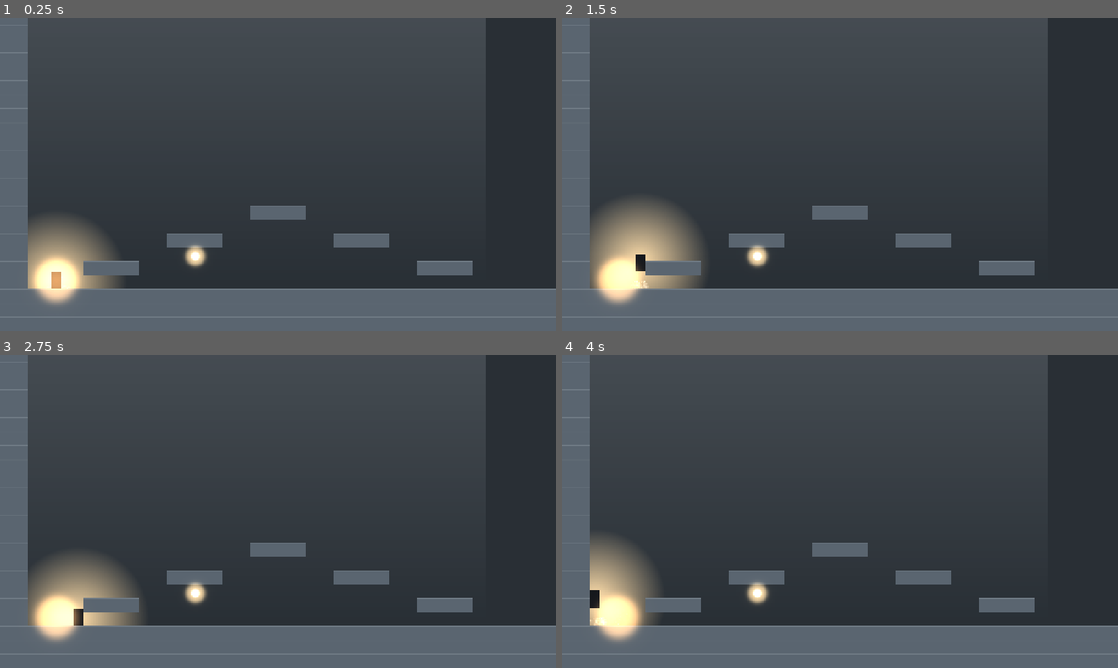
Above: before the commit, frames 1-4 (two rows, left to right).
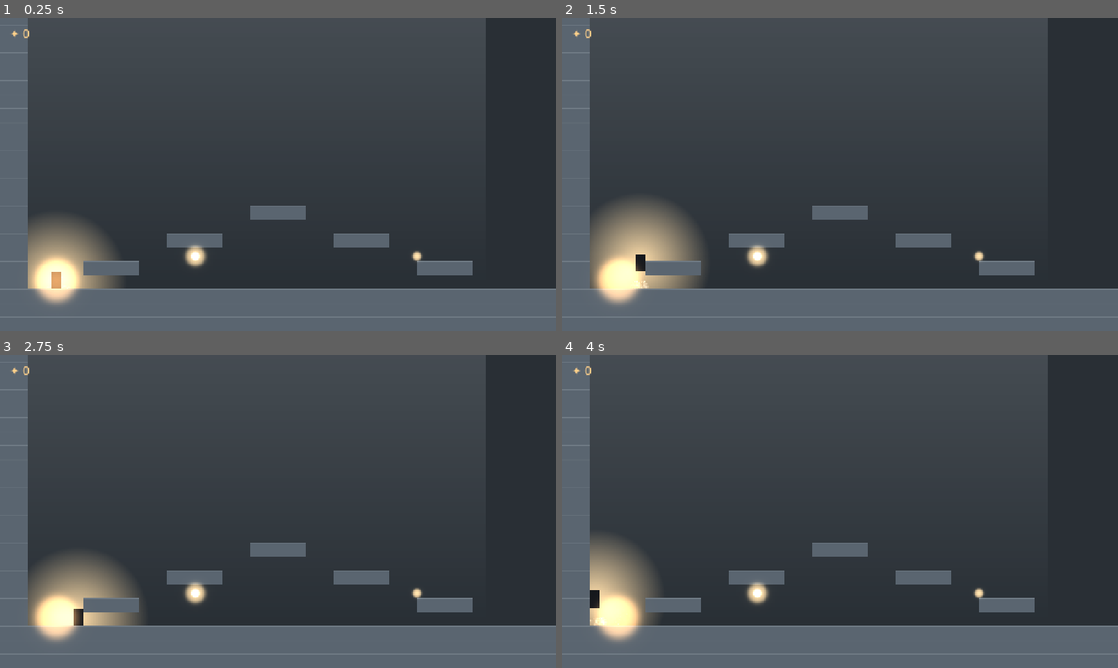
Above: after the commit, the same moments.

Repository: Appalon666/platform
Game: Godot game, scene res://scenes/main.tscn
The game is run twice, just before and just after one commit, with the same random seed, the same clock (stepped at 60 frames per second) and the same inputs.
Inputs (mouse positions are in pixels of both pictures, inside the frame that each line leads up to):
- Up to frame 1 (0.25 s): no input
- Up to frame 2 (1.5 s): tap Enter at 0.5 s; move the mouse to (962, 158) at 0.52 s; hold D (move_right) 0.53-1.28 s; tap Shift (dash) at 0.6 s; click (962, 158) at 0.67 s; tap Space (jump) at 0.77 s; move the mouse to (728, 190) at 1.27 s; hold S (move_down) from 1.28 s (still down); tap C at 1.35 s
- Up to frame 3 (2.75 s): tap Space (jump) at 1.52 s; tap R (restart) at 2 s; move the mouse to (333, 442) at 2.02 s; release S (move_down) at 2.03 s; hold D (move_right) from 2.03 s (still down); tap K at 2.1 s
- Up to frame 4 (4 s): tap R (restart) at 2.75 s; move the mouse to (812, 574) at 2.77 s; release D (move_right) at 2.78 s; hold W (move_up) 2.78-3.53 s; tap X at 2.85 s; click (812, 574) at 2.92 s; tap Space (jump) at 3.02, 3.77 s; move the mouse to (1006, 558) at 3.52 s; hold A (move_left) from 3.53 s (still down); tap Shift (dash) at 3.6 s

The runs differ from the first frame. In frame 1, less than 0.1% of the frame differs, in the area x 2-76%, y 3-78%; in frame 2, less than 0.1%; in frame 3, less than 0.1%; in frame 4, less than 0.1%.

Commit message:
feat: коллекционки — янтарные мошки + счётчик (полировка, ось Rayman-Lums)
- Progress (автолоад): хранит собранные id, персист между комнатами
- Mote-префаб: янтарная мошка, касание → +счёт, звук, искры; собранная не
  появляется снова (проверка Progress.is_collected в _ready)
- HUD: счётчик «✦ N» в углу (main.tscn), обновляется по сигналу Progress
- 13 мошек по 5 комнатам (награда за исследование и за двойной-прыжок подъём)
- Проверено: сбор +1, HUD, персист через переходы без задвоения

Co-Authored-By: Claude Opus 4.8 (1M context) <noreply@anthropic.com>

Diff:
--- a/project.godot
+++ b/project.godot
@@ -21,6 +21,7 @@
 Fx="*res://scripts/fx.gd"
 Music="*res://scripts/music.gd"
 Ambience="*res://scripts/ambience.gd"
+Progress="*res://scripts/progress.gd"
 InputSetup="*res://scripts/input_setup.gd"
 MCPRuntimeBridge="*res://addons/godot_mcp/services/mcp_runtime_bridge.gd"
 MCPInputBridge="*res://addons/godot_mcp/services/mcp_input_bridge.gd"
--- a/scenes/main.tscn
+++ b/scenes/main.tscn
@@ -1,10 +1,23 @@
-[gd_scene load_steps=3 format=3]
+[gd_scene load_steps=4 format=3]
 
 [ext_resource type="Script" path="res://scripts/world.gd" id="1"]
 [ext_resource type="PackedScene" path="res://scenes/player.tscn" id="2"]
+[ext_resource type="Script" path="res://scripts/hud.gd" id="3"]
 
 [node name="Main" type="Node2D"]
 script = ExtResource("1")
 
 [node name="Player" parent="." instance=ExtResource("2")]
 position = Vector2(100, 380)
+
+[node name="HUD" type="CanvasLayer" parent="."]
+script = ExtResource("3")
+
+[node name="Label" type="Label" parent="HUD"]
+offset_left = 22.0
+offset_top = 16.0
+offset_right = 220.0
+offset_bottom = 52.0
+theme_override_colors/font_color = Color(1, 0.816, 0.541, 1)
+theme_override_font_sizes/font_size = 28
+text = "✦ 0"
--- /dev/null
+++ b/scenes/prefabs/Mote.tscn
@@ -0,0 +1,23 @@
+[gd_scene load_steps=4 format=3]
+
+[ext_resource type="Script" path="res://scripts/prefabs/mote.gd" id="1"]
+[ext_resource type="Texture2D" path="res://assets/vfx/kenney_particles/circle_05.png" id="2"]
+
+[sub_resource type="CircleShape2D" id="1"]
+radius = 20.0
+
+[sub_resource type="CanvasItemMaterial" id="2"]
+blend_mode = 1
+
+[node name="Mote" type="Area2D"]
+collision_mask = 1
+script = ExtResource("1")
+
+[node name="Col" type="CollisionShape2D" parent="."]
+shape = SubResource("1")
+
+[node name="Glow" type="Sprite2D" parent="."]
+texture = ExtResource("2")
+material = SubResource("2")
+scale = Vector2(0.12, 0.12)
+modulate = Color(1, 0.816, 0.541, 1)
--- a/scenes/rooms/room1.tscn
+++ b/scenes/rooms/room1.tscn
@@ -8,6 +8,7 @@
 [ext_resource type="PackedScene" path="res://scenes/prefabs/Checkpoint.tscn" id="6_cp"]
 [ext_resource type="PackedScene" path="res://scenes/prefabs/Enemy.tscn" id="7_enemy"]
 [ext_resource type="PackedScene" path="res://scenes/prefabs/Ability.tscn" id="8_ability"]
+[ext_resource type="PackedScene" path="res://scenes/prefabs/Mote.tscn" id="9_mote"]
 
 [node name="room1" type="Node2D" unique_id=63455047]
 script = ExtResource("2_room")
@@ -52,3 +53,15 @@
 
 [node name="DoubleJump" parent="." instance=ExtResource("8_ability")]
 position = Vector2(450, 1300)
+
+[node name="Mote1" parent="." instance=ExtResource("9_mote")]
+position = Vector2(960, 1300)
+id = "r1_m1"
+
+[node name="Mote2" parent="." instance=ExtResource("9_mote")]
+position = Vector2(2816, 780)
+id = "r1_m2"
+
+[node name="Mote3" parent="." instance=ExtResource("9_mote")]
+position = Vector2(5000, 1250)
+id = "r1_m3"
--- a/scenes/rooms/room2.tscn
+++ b/scenes/rooms/room2.tscn
@@ -7,6 +7,7 @@
 [ext_resource type="PackedScene" path="res://scenes/prefabs/Spike.tscn" id="5_spike"]
 [ext_resource type="PackedScene" path="res://scenes/prefabs/Checkpoint.tscn" id="6_cp"]
 [ext_resource type="PackedScene" path="res://scenes/prefabs/Enemy.tscn" id="7_enemy"]
+[ext_resource type="PackedScene" path="res://scenes/prefabs/Mote.tscn" id="8_mote"]
 
 [node name="room2" type="Node2D" unique_id=428201691]
 script = ExtResource("2_room")
@@ -51,6 +52,14 @@
 [node name="Enemy2" parent="." instance=ExtResource("7_enemy")]
 position = Vector2(3500, 1340)
 
+[node name="Mote1" parent="." instance=ExtResource("8_mote")]
+position = Vector2(1000, 1300)
+id = "r2_m1"
+
+[node name="Mote2" parent="." instance=ExtResource("8_mote")]
+position = Vector2(2900, 1300)
+id = "r2_m2"
+
 [node name="Tiles" type="TileMapLayer" parent="." unique_id=1946368512]
 tile_map_data = PackedByteArray("AAAAACsAAAAAAAAAAAAAACwAAAAAAAAAAAAAAC0AAAAAAAAAAAABACsAAAAAAAAAAAABACwAAAAAAAAAAAABAC …(14320 unchanged characters)…
 tile_set = ExtResource("1_tileset")
--- a/scenes/rooms/room3.tscn
+++ b/scenes/rooms/room3.tscn
@@ -7,6 +7,7 @@
 [ext_resource type="PackedScene" path="res://scenes/prefabs/Spike.tscn" id="5_spike"]
 [ext_resource type="PackedScene" path="res://scenes/prefabs/Checkpoint.tscn" id="6_cp"]
 [ext_resource type="PackedScene" path="res://scenes/prefabs/Enemy.tscn" id="7_enemy"]
+[ext_resource type="PackedScene" path="res://scenes/prefabs/Mote.tscn" id="8_mote"]
 
 [node name="room3" type="Node2D" unique_id=1568489585]
 script = ExtResource("2_room")
@@ -51,6 +52,18 @@
 [node name="Enemy2" parent="." unique_id=1260701320 instance=ExtResource("7_enemy")]
 position = Vector2(1900, 940)
 
+[node name="Mote1" parent="." instance=ExtResource("8_mote")]
+position = Vector2(700, 920)
+id = "r3_m1"
+
+[node name="Mote2" parent="." instance=ExtResource("8_mote")]
+position = Vector2(1500, 920)
+id = "r3_m2"
+
+[node name="Mote3" parent="." instance=ExtResource("8_mote")]
+position = Vector2(3016, 800)
+id = "r3_m3"
+
 [node name="Tiles" type="TileMapLayer" parent="." unique_id=438435260]
 tile_map_data = PackedByteArray("AAAAAB8AAAAAAAAAAAAAACAAAAAAAAAAAAAAACEAAAAAAAAAAAABAB8AAAAAAAAAAAABACAAAAAAAAAAAAABAC …(10608 unchanged characters)…
 tile_set = ExtResource("1_tileset")
--- a/scenes/rooms/room4.tscn
+++ b/scenes/rooms/room4.tscn
@@ -5,6 +5,7 @@
 [ext_resource type="PackedScene" path="res://scenes/prefabs/Entry.tscn" id="3_entry"]
 [ext_resource type="PackedScene" path="res://scenes/prefabs/Door.tscn" id="4_door"]
 [ext_resource type="PackedScene" path="res://scenes/prefabs/Checkpoint.tscn" id="6_cp"]
+[ext_resource type="PackedScene" path="res://scenes/prefabs/Mote.tscn" id="8_mote"]
 
 [node name="room4" type="Node2D" unique_id=437483974]
 script = ExtResource("2_room")
@@ -34,6 +35,18 @@
 target = "room5"
 entry = "from_below"
 
+[node name="Mote1" parent="." instance=ExtResource("8_mote")]
+position = Vector2(300, 1720)
+id = "r4_m1"
+
+[node name="Mote2" parent="." instance=ExtResource("8_mote")]
+position = Vector2(450, 1300)
+id = "r4_m2"
+
+[node name="Mote3" parent="." instance=ExtResource("8_mote")]
+position = Vector2(500, 920)
+id = "r4_m3"
+
 [node name="Tiles" type="TileMapLayer" parent="." unique_id=1004971102]
 tile_set = ExtResource("1_tileset")
 tile_map_data = PackedByteArray("AAAAADkAAAAAAAAAAAAAADoAAAAAAAAAAAAAADsAAAAAAAAAAAABADkAAAAAAAAAAAABADoAAAAAAAAAAAABAD …(7472 unchanged characters)…
--- a/scenes/rooms/room5.tscn
+++ b/scenes/rooms/room5.tscn
@@ -6,6 +6,7 @@
 [ext_resource type="PackedScene" path="res://scenes/prefabs/Door.tscn" id="4_door"]
 [ext_resource type="PackedScene" path="res://scenes/prefabs/Checkpoint.tscn" id="6_cp"]
 [ext_resource type="PackedScene" path="res://scenes/prefabs/Enemy.tscn" id="7_enemy"]
+[ext_resource type="PackedScene" path="res://scenes/prefabs/Mote.tscn" id="8_mote"]
 
 [node name="room5" type="Node2D" unique_id=90561198]
 script = ExtResource("2_room")
@@ -29,6 +30,14 @@
 [node name="Enemy2" parent="." instance=ExtResource("7_enemy")]
 position = Vector2(1100, 620)
 
+[node name="Mote1" parent="." instance=ExtResource("8_mote")]
+position = Vector2(700, 600)
+id = "r5_m1"
+
+[node name="Mote2" parent="." instance=ExtResource("8_mote")]
+position = Vector2(1380, 400)
+id = "r5_m2"
+
 [node name="Tiles" type="TileMapLayer" parent="." unique_id=1037494615]
 tile_set = ExtResource("1_tileset")
 tile_map_data = PackedByteArray("AAAAABUAAAAAAAAAAAAAABYAAAAAAAAAAAAAABcAAAAAAAAAAAABABUAAAAAAAAAAAABABYAAAAAAAAAAAABAB …(4992 unchanged characters)…
--- /dev/null
+++ b/scripts/hud.gd
@@ -0,0 +1,11 @@
+extends CanvasLayer
+## Счётчик собранных мошек в углу. Обновляется по сигналу Progress.
+
+@onready var _label: Label = $Label
+
+func _ready() -> void:
+	Progress.changed.connect(_update)
+	_update(Progress.count())
+
+func _update(n: int) -> void:
+	_label.text = "✦ %d" % n
--- /dev/null
+++ b/scripts/prefabs/mote.gd
@@ -0,0 +1,20 @@
+extends Area2D
+class_name Mote
+## Янтарная мошка — коллекционка (награда за исследование, в духе Lums из Rayman).
+## У каждой уникальный id; собранная не появляется снова (Progress хранит id).
+
+@export var id: String = ""
+
+func _ready() -> void:
+	if Progress.is_collected(id):
+		queue_free()
+		return
+	body_entered.connect(_on_body)
+
+func _on_body(b: Node) -> void:
+	if not b.is_in_group("player"):
+		return
+	Progress.collect(id)
+	Sfx.play("checkpoint", 1.6)
+	Fx.burst(global_position, Palette.AMBER_LIGHT, 10, 100.0, 0.4, "glow")
+	queue_free()
--- /dev/null
+++ b/scripts/progress.gd
@@ -0,0 +1,19 @@
+extends Node
+## Прогресс сбора янтарных мошек. Хранит собранные id, чтобы при перезаходе в комнату
+## собранные не появлялись снова. Автолоад «Progress».
+
+signal changed(count: int)
+
+var _collected := {}
+
+func collect(id: String) -> void:
+	if id == "" or _collected.has(id):
+		return
+	_collected[id] = true
+	changed.emit(count())
+
+func is_collected(id: String) -> bool:
+	return _collected.has(id)
+
+func count() -> int:
+	return _collected.size()
Not shown, added: scripts/hud.gd.uid
Not shown, added: scripts/prefabs/mote.gd.uid
Not shown, added: scripts/progress.gd.uid
